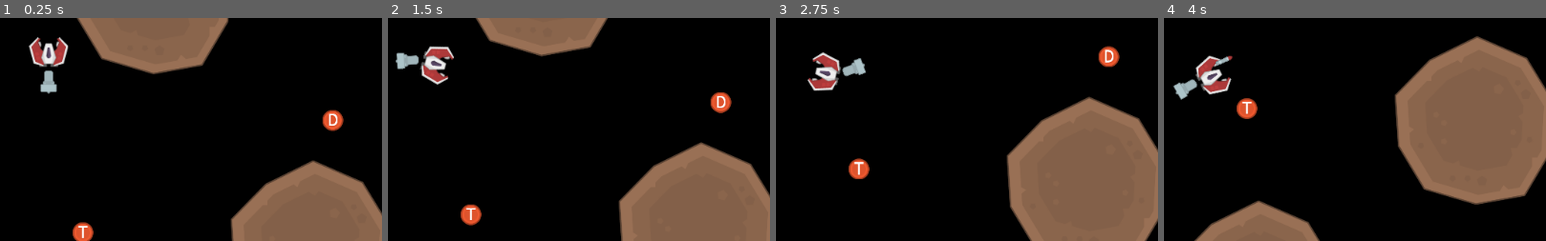
Above: before the commit, frames 1-4 (left to right).
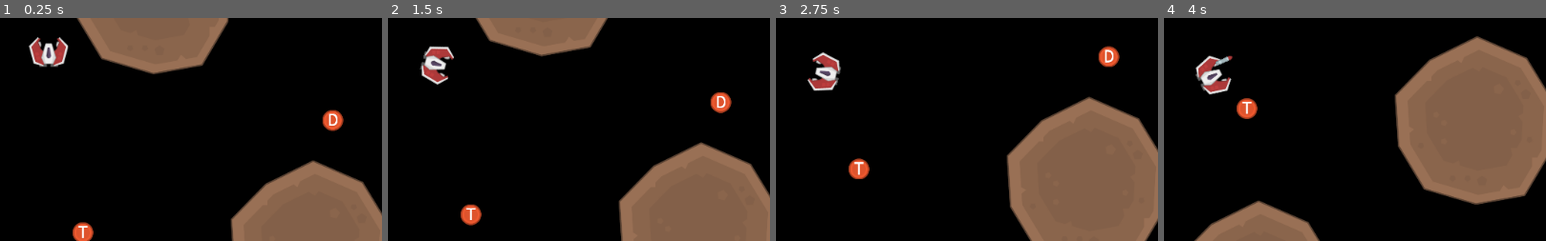
Above: after the commit, the same moments.

Repository: Comyune/game-drifter
Game: Godot game, scene res://main.tscn
Same seed, same stepped clock (60 frames per second), same inputs: the game is played once before the commit and once after it.
Inputs (mouse positions are % of the whole screen's width and height, from its top left):
- Up to frame 1 (0.25 s): no input
- Up to frame 2 (1.5 s): tap Enter (ui_accept) at 0.5, 0.77 s; move the mouse to (72, 45) at 0.52 s; hold Right (ui_right) 0.53-1.25 s; click (72, 45) at 0.67 s; drag from (30, 55) to (45, 70) at 1.27 s
- Up to frame 3 (2.75 s): move the mouse to (60, 28) at 2.02 s; hold Right (ui_right) from 2.03 s (still down)
- Up to frame 4 (4 s): release Right (ui_right) at 2.75 s; drag from (45, 70) to (20, 35) at 2.77 s; move the mouse to (80, 65) at 3.52 s; hold Left (ui_left) from 3.53 s (still down); tap Enter (ui_accept) at 3.77 s
The pictures show only the part of the screen within x 44-94%, y 43-93%; the shares and areas given below are measured in that part.

The runs differ from the first frame. In frame 1, 0.3% of the frame differs, in the area x 10-15%, y 23-35%; in frame 2, 0.3%; in frame 3, 0.3%; in frame 4, 0.3%.

Commit message:
Improve chain feel

Diff:
--- a/godot-project/player/chain_joint/chain_joint.tscn
+++ b/godot-project/player/chain_joint/chain_joint.tscn
@@ -1,11 +1,6 @@
-[gd_scene load_steps=2 format=2]
-
-[ext_resource path="res://player/chain_joint/chain_joint.png" type="Texture" id=1]
+[gd_scene format=2]
 
 [node name="PinJoint2D" type="PinJoint2D"]
-bias = 0.8
+bias = 0.9
 disable_collision = false
-softness = 0.2
-
-[node name="Sprite" type="Sprite" parent="."]
-texture = ExtResource( 1 )
+softness = 0.02
--- /dev/null
+++ b/godot-project/player/chain_link/bouncy_link_material.tres
@@ -0,0 +1,5 @@
+[gd_resource type="PhysicsMaterial" format=2]
+
+[resource]
+friction = 0.0
+bounce = 1.0
--- a/godot-project/player/chain_link/chain_link.tscn
+++ b/godot-project/player/chain_link/chain_link.tscn
@@ -1,7 +1,8 @@
-[gd_scene load_steps=6 format=2]
+[gd_scene load_steps=7 format=2]
 
 [ext_resource path="res://player/chain_link/chain_link.gd" type="Script" id=1]
 [ext_resource path="res://player/chain_link/chain_link.png" type="Texture" id=2]
+[ext_resource path="res://player/chain_link/bouncy_link_material.tres" type="PhysicsMaterial" id=3]
 
 [sub_resource type="CapsuleShape2D" id=1]
 radius = 25.0
@@ -20,8 +21,8 @@
 position = Vector2( 1, 0 )
 collision_layer = 16
 collision_mask = 23
-mass = 5.0
-gravity_scale = 0.1
+mass = 100.0
+physics_material_override = ExtResource( 3 )
 linear_damp = 15.0
 angular_damp = 0.1
 script = ExtResource( 1 )
--- a/godot-project/player/player.gd
+++ b/godot-project/player/player.gd
@@ -8,7 +8,6 @@
 
 onready var ship          = $Ship
 onready var control_state = $Ship/ControlState
-onready var start_link    = $StartLink
 onready var tail_state    = TailState.new()
 
 var chain_links = []
@@ -42,25 +41,24 @@
 
 func create_chain_link(index):
 	var target_link = last_link()
+	var new_position = target_link.position + link_offset.rotated(target_link.rotation)
 	# Create the link, add its letter, and attach to scene
 	var new_link = ChainLink.instance()
 	new_link.character = tail_state.character_at(index)
-	new_link.position = link_offset
-	target_link.add_child(new_link)
-	print("New link position: 0, 0", new_link.position)
-	print("Target link position: 0, 80", target_link.position)
+	new_link.position = new_position
+	add_child(new_link)
 	# Position the new link relative to the last link in the chain
 	# Create a joint to pin the 2 links together
 	var joint = ChainJoint.instance()
 	joint.node_a = new_link.get_path()
 	joint.node_b = target_link.get_path()
-	joint.position = link_offset
-	target_link.add_child(joint)
+	joint.position = new_position
+	add_child(joint)
 	# Add the new link to our chain_links array
 	chain_links.push_back(new_link)
 
 func last_link():
-	if chain_links.size() < 1: return start_link
+	if chain_links.size() < 1: return ship
 	return chain_links[-1]
 
 # Signal Handlers
--- a/godot-project/player/player.tscn
+++ b/godot-project/player/player.tscn
@@ -1,6 +1,5 @@
-[gd_scene load_steps=4 format=2]
+[gd_scene load_steps=3 format=2]
 
-[ext_resource path="res://player/start_link/start_link.tscn" type="PackedScene" id=1]
 [ext_resource path="res://player/ship/ship.tscn" type="PackedScene" id=2]
 [ext_resource path="res://player/player.gd" type="Script" id=3]
 
@@ -8,13 +7,3 @@
 script = ExtResource( 3 )
 
 [node name="Ship" parent="." instance=ExtResource( 2 )]
-
-[node name="StartLink" parent="." instance=ExtResource( 1 )]
-position = Vector2( 0, 30 )
-linear_damp = 0.1
-
-[node name="StartLinkJoint" type="PinJoint2D" parent="."]
-position = Vector2( 0, 44 )
-node_a = NodePath("../Ship")
-node_b = NodePath("../StartLink")
-disable_collision = false
